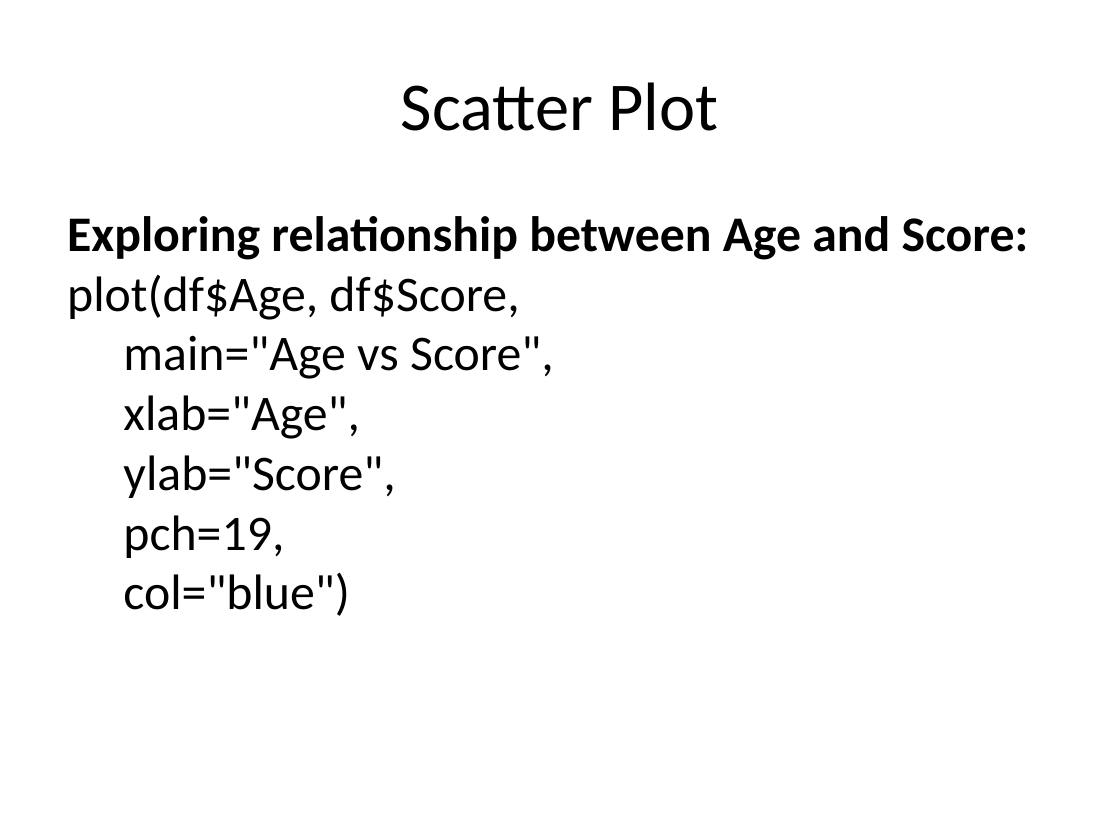
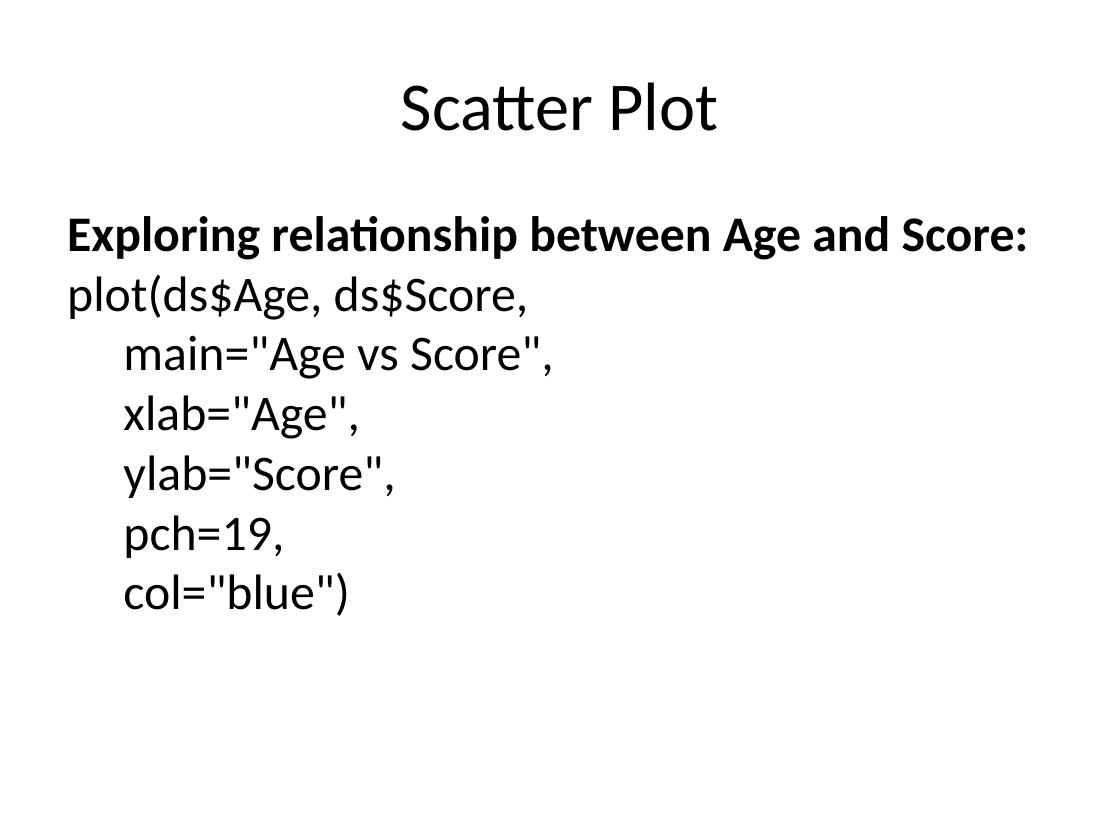
Before and after one commit to lacksinho/r-training-intro-visualization, a slide deck: slide 6 of Visualization_Techniques_with_R.pptx. Drawn at 1120x840 pixels with LibreOffice and Linux fonts; fonts in the diff are those of the drawing. Boxes give left, top, right and bottom in pixels: in the first picture for what was removed or moved away, otherwise in the second. Text is boxed around its words. In the diff, an @@ line names an element or a change of style, - is before the commit and + after.

```diff
--- a/Visualization_Techniques_with_R.pptx
+++ b/Visualization_Techniques_with_R.pptx
@@ text at (67,275,529,320): text changed @@
-plot(df$Age, df$Score,
+plot(ds$Age, ds$Score,
```
Also in this commit, not shown: 7 other slides changed, 1 slide added, 2 slides removed, 2 other files.
